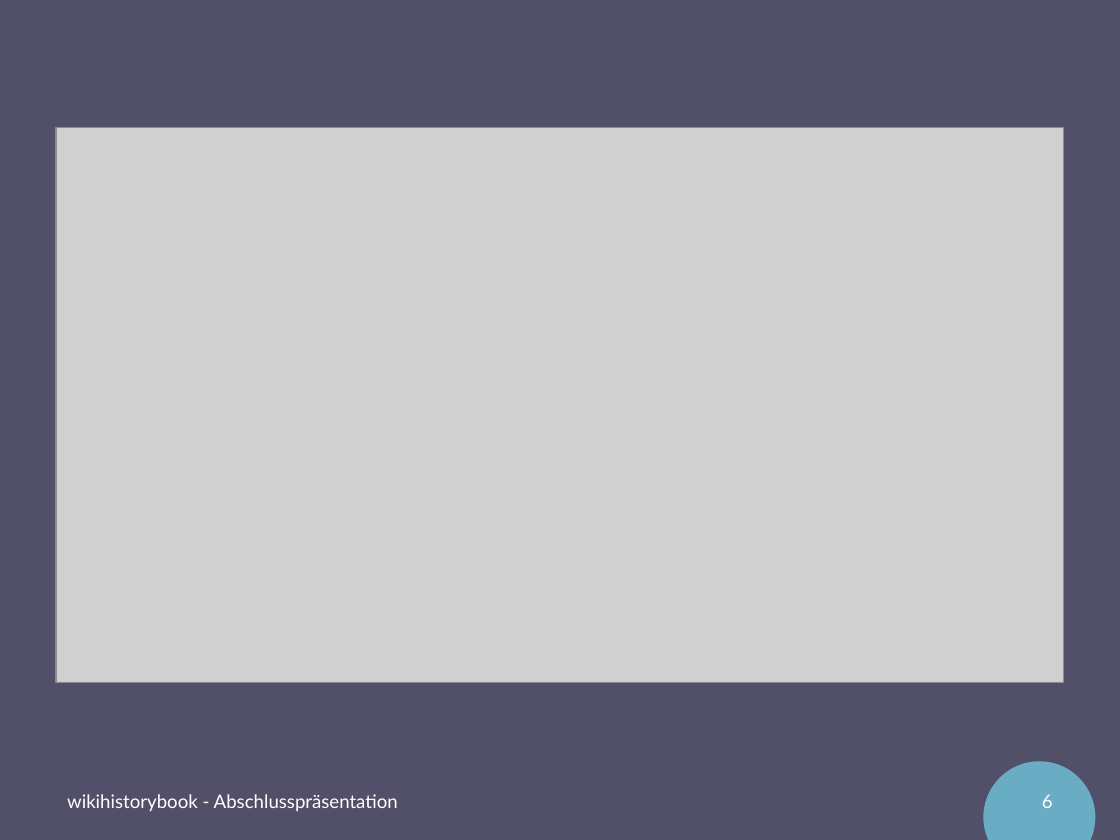
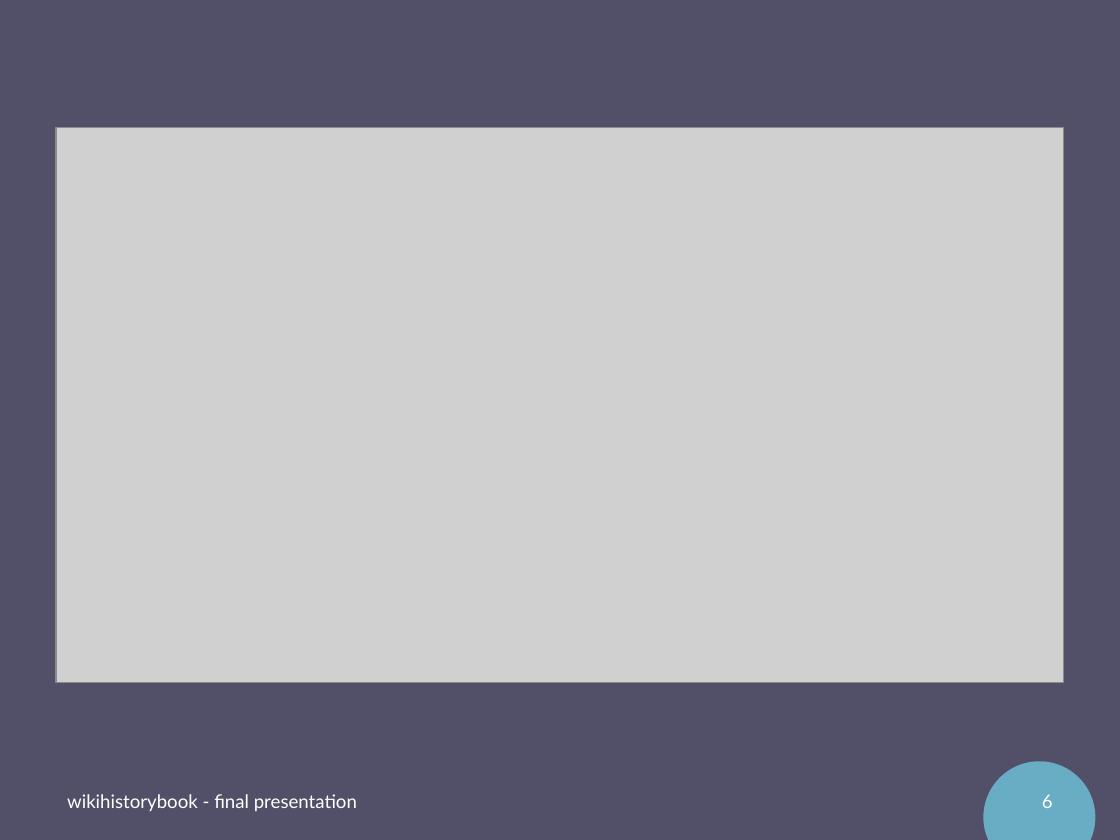
Before and after one commit to fluehmann/wikihistorybook, a slide deck: slide 6 of administration/Sprint presentations/Präsentation_Abschluss_wiki.pptx. Drawn at 1120x840 pixels with LibreOffice and Linux fonts; fonts in the diff are those of the drawing; grey boxes stand for pictures. Boxes give left, top, right and bottom in pixels: in the first picture for what was removed or moved away, otherwise in the second. Text is boxed around its words. In the diff, an @@ line names an element or a change of style, - is before the commit and + after.

```diff
--- a/administration/Sprint presentations/Präsentation_Abschluss_wiki.pptx
+++ b/administration/Sprint presentations/Präsentation_Abschluss_wiki.pptx
@@ text at (67,794,357,811): text changed @@
-wikihistorybook - Abschlusspräsentation
+wikihistorybook - final presentation
```
Also in this commit, not shown: 14 other slides changed.
